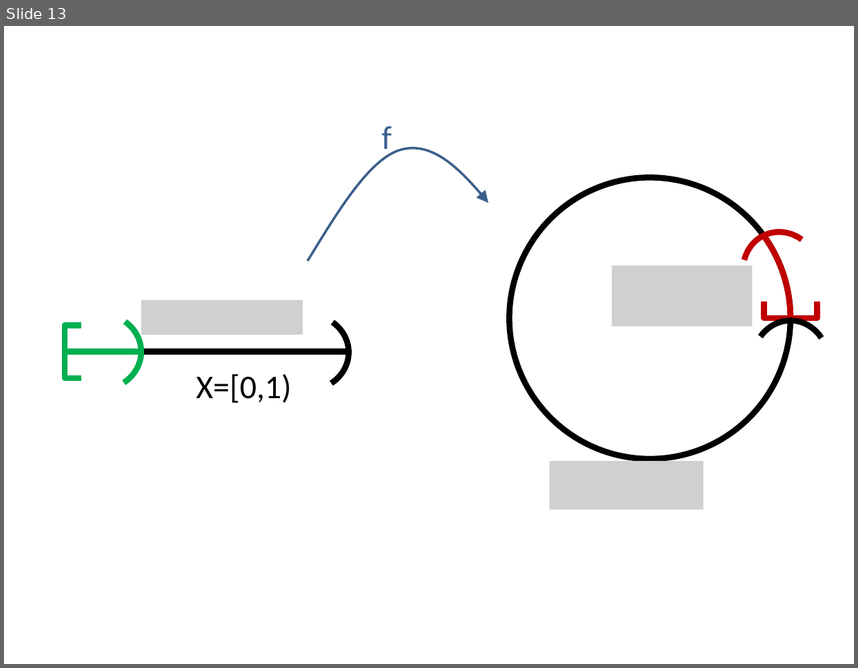
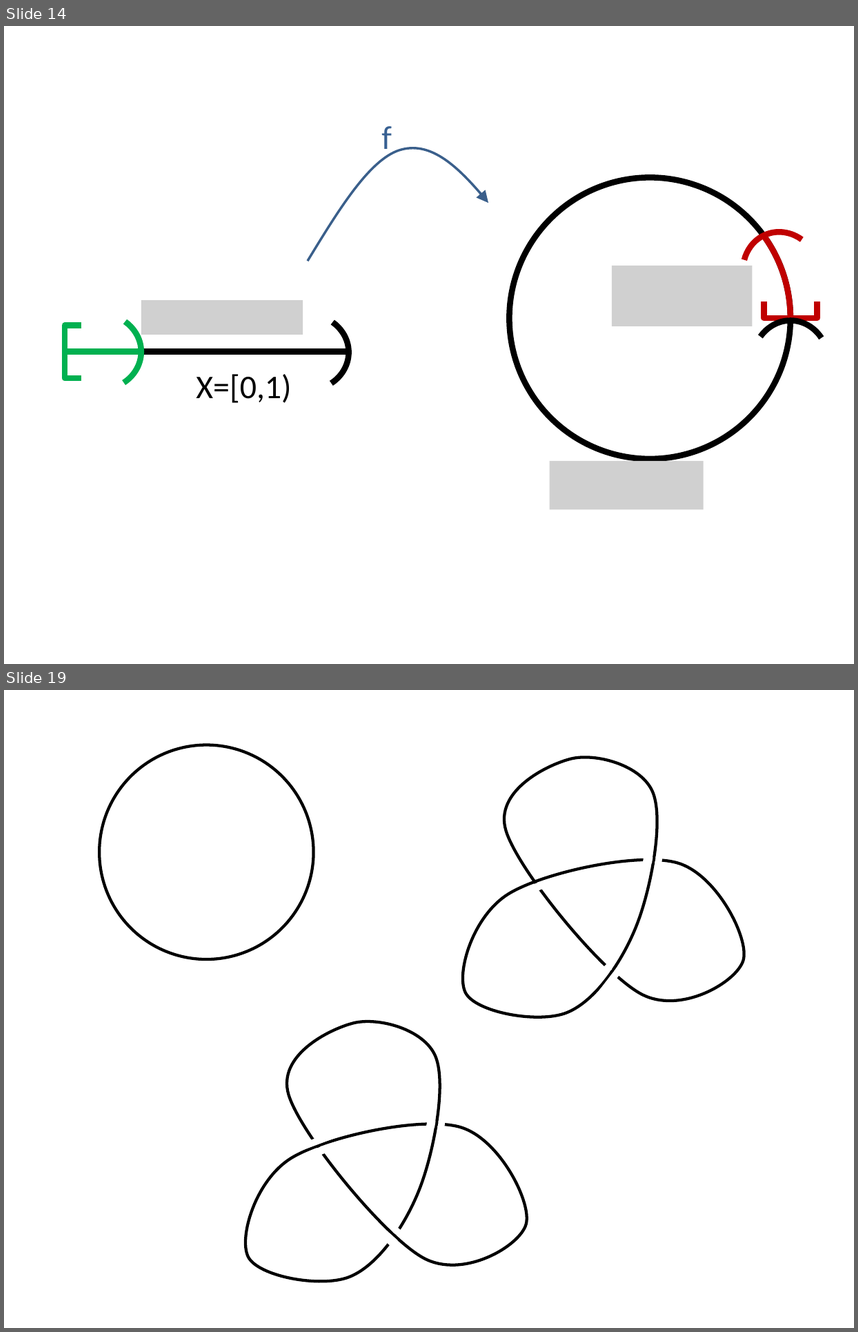
Before and after one commit to lutteropp/GeoTopo, a slide deck: images/Bilder.pptx. Shown one above the other, each under a label of ours: slide 13 before the commit, slides 14 and 19 after it; the slides between them are not shown. The pictures are 858x668 and 858x1332 pixels, drawn with LibreOffice and Linux fonts; fonts in the diff are those of the drawing; grey boxes stand for pictures. Boxes give left, top, right and bottom in pixels: in the first picture for what was removed or moved away, otherwise in the second. Text is boxed around its words. In the diff, an @@ line names an element or a change of style, - is before the commit and + after.

```diff
--- a/images/Bilder.pptx
+++ b/images/Bilder.pptx
@@ slide 19 added at (4, 690, 854, 1328), background #FFFFFF @@
@@ ellipse added at (99, 745, 313, 960), outline #000000 2.5 pt @@
@@ group added at (463, 757, 744, 1016): 5 rectangles, 1 freeform shape @@
@@ group added at (245, 1021, 527, 1281): 6 rectangles, 1 freeform shape @@
@@ what was slide 13 is now slide 14 @@
```
Also in this commit, not shown: 6 other slides added, 13 other files.
